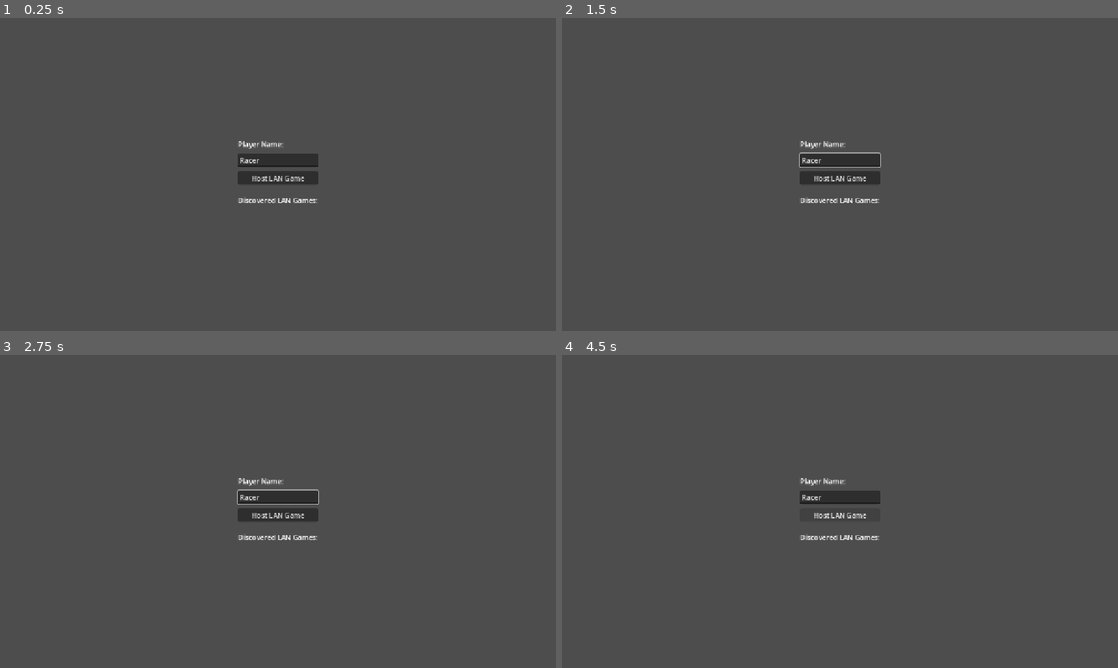
Above: before the commit, frames 1-4 (two rows, left to right).
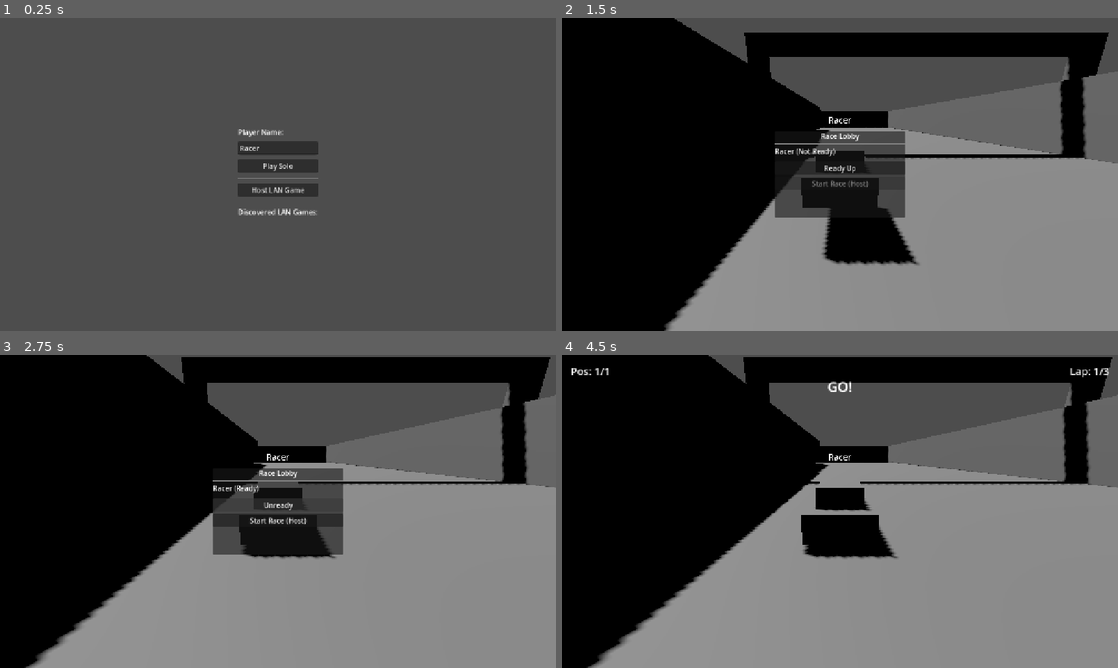
Above: after the commit, the same moments.

Repository: jensbroecher/mein-multiplayergame
Game: Godot game, scene res://Main.tscn
The game is run twice, just before and just after one commit, with the same random seed, the same clock (stepped at 60 frames per second) and the same inputs.
Inputs (mouse positions are in pixels of both pictures, inside the frame that each line leads up to):
- Up to frame 1 (0.25 s): no input
- Up to frame 2 (1.5 s): click "Host LAN Game" at 0.5 s; click (840, 165) at 1.25 s, where only the run after the commit has a clickable "Play Solo"
- Up to frame 3 (2.75 s): click (278, 505) at 2 s, where only the run after the commit has a clickable "Ready Up"
- Up to frame 4 (4.5 s): click (840, 505) at 2.75 s, where only the run after the commit has a clickable "Unready"; click (840, 505) at 3.5 s, where only the run after the commit has a clickable "Ready Up"; click (840, 520) at 4.25 s, where only the run after the commit has a clickable "Start Race (Host)"

The runs differ from the first frame. In frame 1, 2.3% of the frame differs, in the area x 42-58%, y 35-64%; in frame 2, 82%; in frame 3, 85%; in frame 4, 88%, in the area x 0-100%, y 0-100%.

Commit message:
improved race logic and added solo play

Diff:
--- a/Level.gd
+++ b/Level.gd
@@ -39,22 +39,60 @@
 func _create_checkpoints():
 	var finish = Area3D.new()
 	finish.name = "FinishLine"
-	finish.position = Vector3(0, 0, 25)
+	finish.position = Vector3(0, 0, 39)
 	var f_shape = CollisionShape3D.new()
 	var b1 = BoxShape3D.new()
 	b1.size = Vector3(2, 10, 30)
 	f_shape.shape = b1
 	finish.add_child(f_shape)
+
+	var finish_mesh = CSGCombiner3D.new()
+	var left_post = CSGBox3D.new()
+	left_post.size = Vector3(1, 6, 1)
+	left_post.position = Vector3(0, 3, -10)
+	finish_mesh.add_child(left_post)
+	var right_post = CSGBox3D.new()
+	right_post.size = Vector3(1, 6, 1)
+	right_post.position = Vector3(0, 3, 10)
+	finish_mesh.add_child(right_post)
+	var top_bar = CSGBox3D.new()
+	top_bar.size = Vector3(1, 1, 21)
+	top_bar.position = Vector3(0, 6, 0)
+	var mat = StandardMaterial3D.new()
+	mat.albedo_color = Color.GREEN
+	top_bar.material = mat
+	finish_mesh.add_child(top_bar)
+	finish.add_child(finish_mesh)
+
 	add_child(finish)
 
 	var halfway = Area3D.new()
 	halfway.name = "Halfway"
-	halfway.position = Vector3(0, 0, -25)
+	halfway.position = Vector3(0, 0, -39)
 	var f_shape2 = CollisionShape3D.new()
 	var b2 = BoxShape3D.new()
 	b2.size = Vector3(2, 10, 30)
 	f_shape2.shape = b2
 	halfway.add_child(f_shape2)
+
+	var hw_mesh = CSGCombiner3D.new()
+	var hl_post = CSGBox3D.new()
+	hl_post.size = Vector3(1, 6, 1)
+	hl_post.position = Vector3(0, 3, -10)
+	hw_mesh.add_child(hl_post)
+	var hr_post = CSGBox3D.new()
+	hr_post.size = Vector3(1, 6, 1)
+	hr_post.position = Vector3(0, 3, 10)
+	hw_mesh.add_child(hr_post)
+	var htop = CSGBox3D.new()
+	htop.size = Vector3(1, 1, 21)
+	htop.position = Vector3(0, 6, 0)
+	var hmat = StandardMaterial3D.new()
+	hmat.albedo_color = Color.YELLOW
+	htop.material = hmat
+	hw_mesh.add_child(htop)
+	halfway.add_child(hw_mesh)
+
 	add_child(halfway)
 
 	if multiplayer.is_server():
@@ -171,9 +209,9 @@
 			score = 1000000.0 + (3 - pinfo["pos"]) * 1000 # keep their position
 		else:
 			if pinfo["next_checkpoint"] == 1:
-				dist = cart.global_position.distance_to(Vector3(0, 0, -25))
+				dist = cart.global_position.distance_to(Vector3(0, 0, -39))
 			else:
-				dist = cart.global_position.distance_to(Vector3(0, 0, 25))
+				dist = cart.global_position.distance_to(Vector3(0, 0, 39))
 
 			score = pinfo["laps"] * 10000.0
 			if pinfo["next_checkpoint"] == 0:
--- a/Level.tscn
+++ b/Level.tscn
@@ -27,7 +27,7 @@
 
 [node name="Floor" type="CSGBox3D" parent="Track"]
 transform = Transform3D(1, 0, 0, 0, 1, 0, 0, 0, 1, 0, -0.5, 0)
-size = Vector3(100, 1, 100)
+size = Vector3(120, 1, 120)
 
 [node name="OuterBounds" type="CSGBox3D" parent="Track"]
 transform = Transform3D(1, 0, 0, 0, 1, 0, 0, 0, 1, 0, 2, 0)
@@ -36,25 +36,25 @@
 [node name="InnerBounds" type="CSGBox3D" parent="Track"]
 transform = Transform3D(1, 0, 0, 0, 1, 0, 0, 0, 1, 0, 2, 0)
 operation = 2
-size = Vector3(80, 5, 80)
+size = Vector3(96, 5, 96)
 
 [node name="InnerIsland" type="CSGBox3D" parent="Track"]
 transform = Transform3D(1, 0, 0, 0, 1, 0, 0, 0, 1, 0, 2, 0)
-size = Vector3(20, 4, 20)
+size = Vector3(60, 4, 60)
 
 [node name="SpawnPoints" type="Node3D" parent="."]
 
 [node name="Spawn1" type="Marker3D" parent="SpawnPoints"]
-transform = Transform3D(0, 0, 1, 0, 1, 0, -1, 0, 0, -5, 0.5, 20)
+transform = Transform3D(0, 0, -1, 0, 1, 0, 1, 0, 0, -10, 0.5, 34)
 
 [node name="Spawn2" type="Marker3D" parent="SpawnPoints"]
-transform = Transform3D(0, 0, 1, 0, 1, 0, -1, 0, 0, -5, 0.5, 30)
+transform = Transform3D(0, 0, -1, 0, 1, 0, 1, 0, 0, -10, 0.5, 44)
 
 [node name="Spawn3" type="Marker3D" parent="SpawnPoints"]
-transform = Transform3D(0, 0, 1, 0, 1, 0, -1, 0, 0, -15, 0.5, 20)
+transform = Transform3D(0, 0, -1, 0, 1, 0, 1, 0, 0, -20, 0.5, 34)
 
 [node name="Spawn4" type="Marker3D" parent="SpawnPoints"]
-transform = Transform3D(0, 0, 1, 0, 1, 0, -1, 0, 0, -15, 0.5, 30)
+transform = Transform3D(0, 0, -1, 0, 1, 0, 1, 0, 0, -20, 0.5, 44)
 
 [node name="Players" type="Node3D" parent="."]
 
--- a/Lobby.gd
+++ b/Lobby.gd
@@ -1,17 +1,28 @@
 extends Control
 
 @onready var line_edit_name = $CenterContainer/VBoxContainer/LineEditName
+@onready var button_single = $CenterContainer/VBoxContainer/ButtonSingle
 @onready var button_host = $CenterContainer/VBoxContainer/ButtonHost
 @onready var server_list = $CenterContainer/VBoxContainer/ServerList
 
 var server_buttons = {}
 
 func _ready():
+	button_single.pressed.connect(_on_single_pressed)
 	button_host.pressed.connect(_on_host_pressed)
 	LANDiscovery.server_found.connect(_on_server_found)
 	LANDiscovery.server_lost.connect(_on_server_lost)
 
 	LANDiscovery.start_listening()
+
+func _on_single_pressed():
+	var p_name = line_edit_name.text
+	if p_name.is_empty():
+		p_name = "SoloRacer"
+
+	var err = NetworkManager.start_single_player(p_name)
+	if err == OK:
+		start_game(true)
 
 func _on_host_pressed():
 	var p_name = line_edit_name.text
--- a/Lobby.tscn
+++ b/Lobby.tscn
@@ -31,6 +31,13 @@
 layout_mode = 2
 text = "Racer"
 
+[node name="ButtonSingle" type="Button" parent="CenterContainer/VBoxContainer"]
+layout_mode = 2
+text = "Play Solo"
+
+[node name="HSeparatorSingle" type="HSeparator" parent="CenterContainer/VBoxContainer"]
+layout_mode = 2
+
 [node name="ButtonHost" type="Button" parent="CenterContainer/VBoxContainer"]
 layout_mode = 2
 text = "Host LAN Game"
--- a/NetworkManager.gd
+++ b/NetworkManager.gd
@@ -35,7 +35,16 @@
 	# Broadcast ourselves on LAN
 	LANDiscovery.start_broadcasting(player_name, DEFAULT_PORT)
 
+
 	print("NetworkManager: Server created on port ", DEFAULT_PORT)
+	return OK
+
+func start_single_player(player_name: String):
+	multiplayer.multiplayer_peer = OfflineMultiplayerPeer.new()
+	players.clear()
+	players[1] = {"name": player_name, "ready": false}
+	LANDiscovery.stop_all()
+	print("NetworkManager: Started single player mode")
 	return OK
 
 var local_player_name = ""
--- a/project.godot
+++ b/project.godot
@@ -30,5 +30,3 @@
 window/size/viewport_height=720
 window/stretch/mode="canvas_items"
 window/stretch/aspect="expand"
-
-[rendering]
Not shown, added: RaceUI.gd.uid
